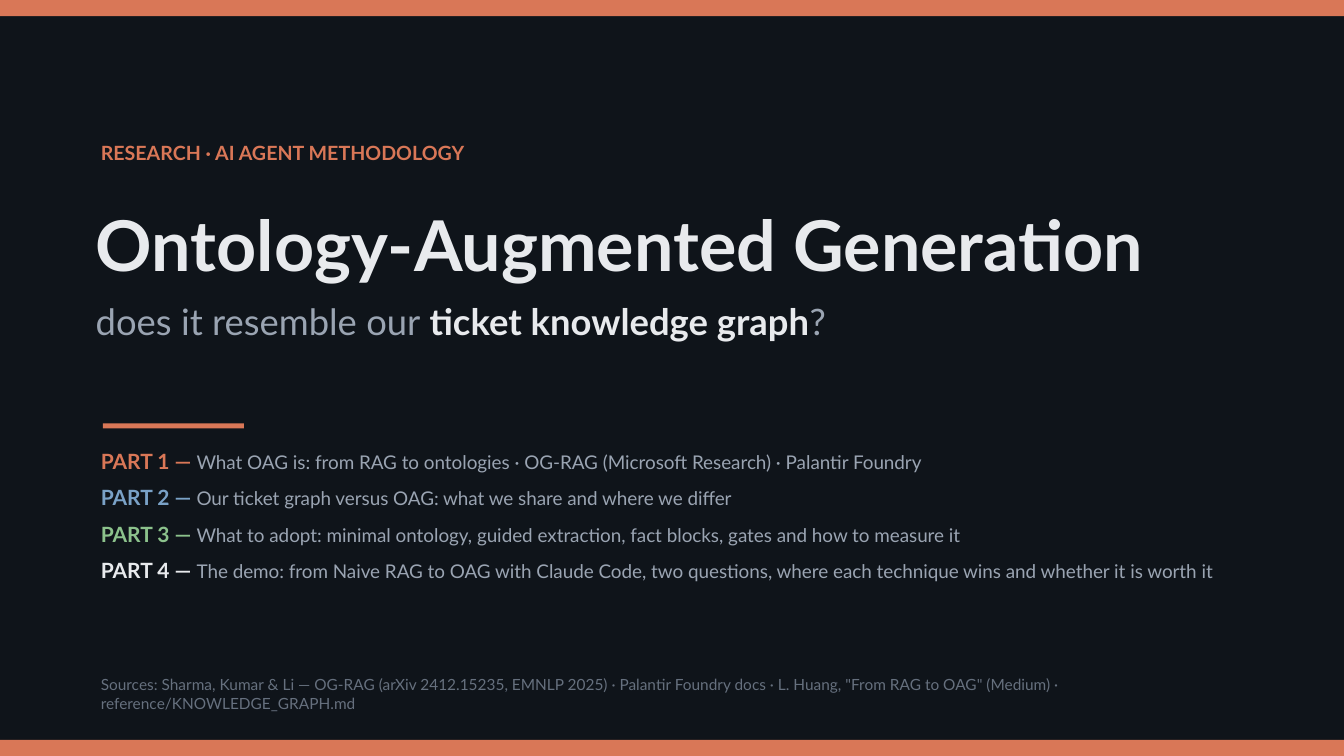
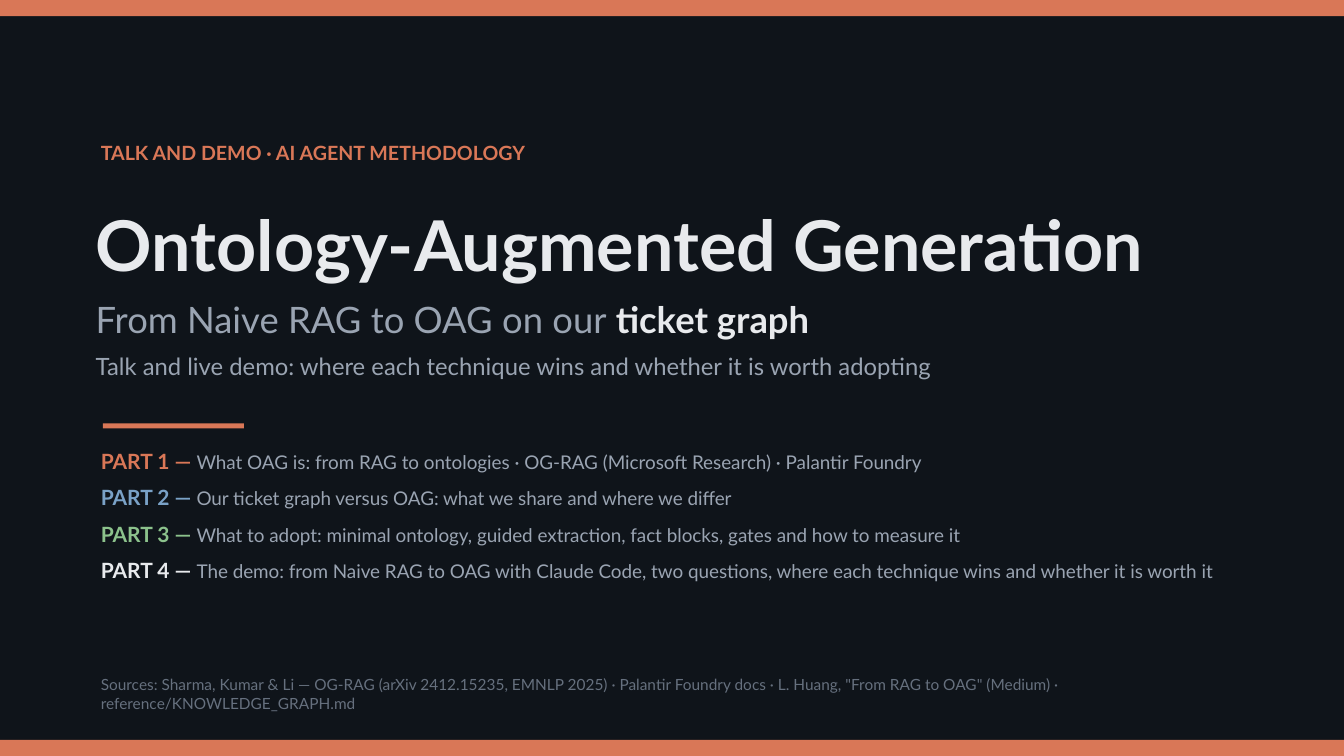
Before and after one commit to olonok69/oag_vs_kg_ml_engineer, a slide deck: slide 1 of presentacion/OAG_vs_KG_Presentation_EN.pptx. Drawn at 1344x756 pixels with LibreOffice and Linux fonts; fonts in the diff are those of the drawing. Boxes give left, top, right and bottom in pixels: in the first picture for what was removed or moved away, otherwise in the second. Text is boxed around its words. In the diff, an @@ line names an element or a change of style, - is before the commit and + after.

```diff
--- a/presentacion/OAG_vs_KG_Presentation_EN.pptx
+++ b/presentacion/OAG_vs_KG_Presentation_EN.pptx
@@ text at [101, 145, 525, 160]: text changed @@
-RESEARCH · AI AGENT METHODOLOGY
+TALK AND DEMO · AI AGENT METHODOLOGY
@@ text at [96, 306, 930, 380]: text changed; size 26 to 17 pt; text colour #E8EAED to #9AA4B2; bold off @@
-does it resemble our ticket knowledge graph?
+From Naive RAG to OAG on our ticket graph
+Talk and live demo: where each technique wins and whether it is worth adopting
```
Also in this commit, not shown: 1 other slide changed, 15 other files.
